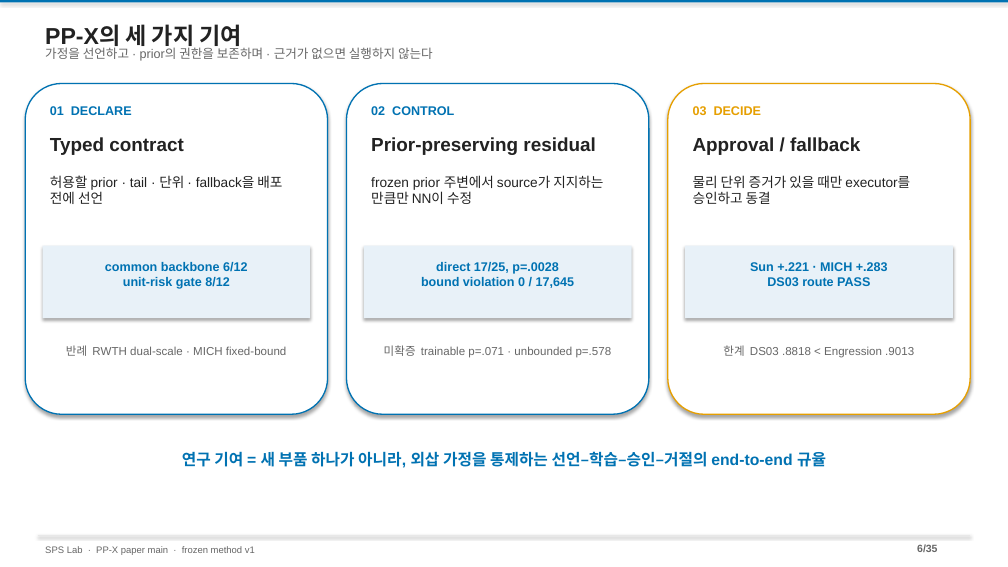
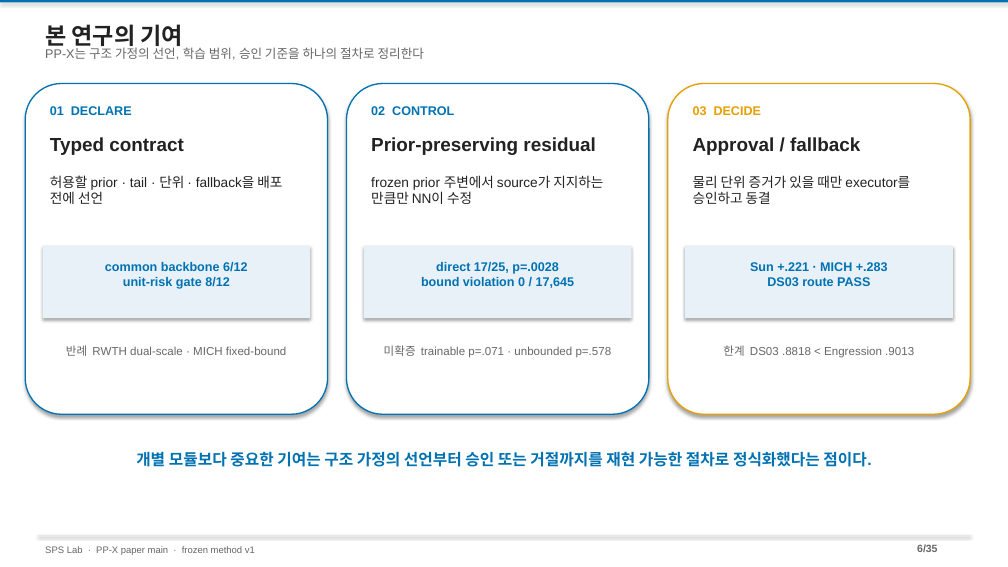
Before and after one commit to amumujs-create/pp_pae_total, a slide deck: slide 6 of output/PP_Research_Detailed_v2.pptx. Drawn at 1008x567 pixels with LibreOffice and Linux fonts; fonts in the diff are those of the drawing. Boxes give left, top, right and bottom in pixels: in the first picture for what was removed or moved away, otherwise in the second. Text is boxed around its words. In the diff, an @@ line names an element or a change of style, - is before the commit and + after.

```diff
--- a/output/PP_Research_Detailed_v2.pptx
+++ b/output/PP_Research_Detailed_v2.pptx
@@ text at (45, 24, 183, 49): text changed @@
-PP-X의 세 가지 기여
+본 연구의 기여
@@ text at (45, 45, 424, 60): text changed @@
-가정을 선언하고 · prior의 권한을 보존하며 · 근거가 없으면 실행하지 않는다
+PP-X는 구조 가정의 선언, 학습 범위, 승인 기준을 하나의 절차로 정리한다
@@ text at (136, 451, 871, 467): text changed @@
-연구 기여 = 새 부품 하나가 아니라, 외삽 가정을 통제하는 선언–학습–승인–거절의 end-to-end 규율
+개별 모듈보다 중요한 기여는 구조 가정의 선언부터 승인 또는 거절까지를 재현 가능한 절차로 정식화했다는 점이다.
```
Also in this commit, not shown: 4 other slides changed, 1 other file.
